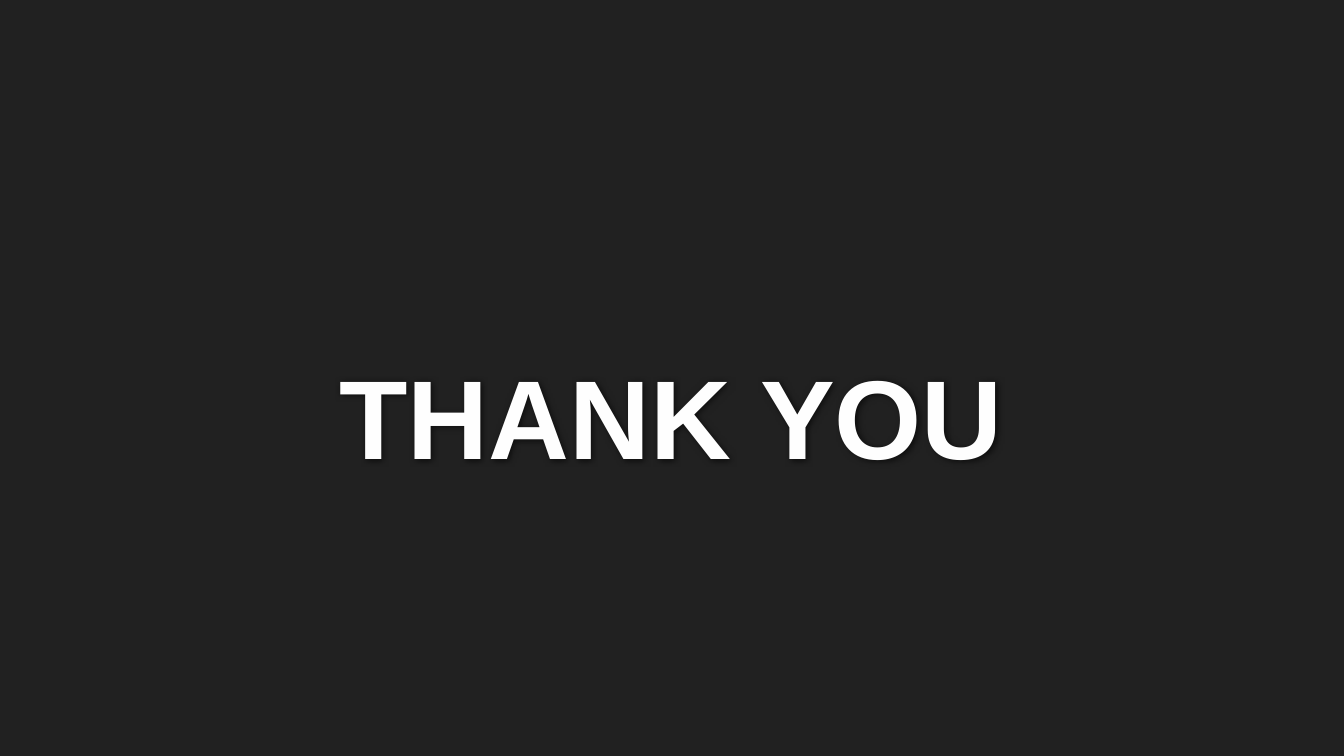
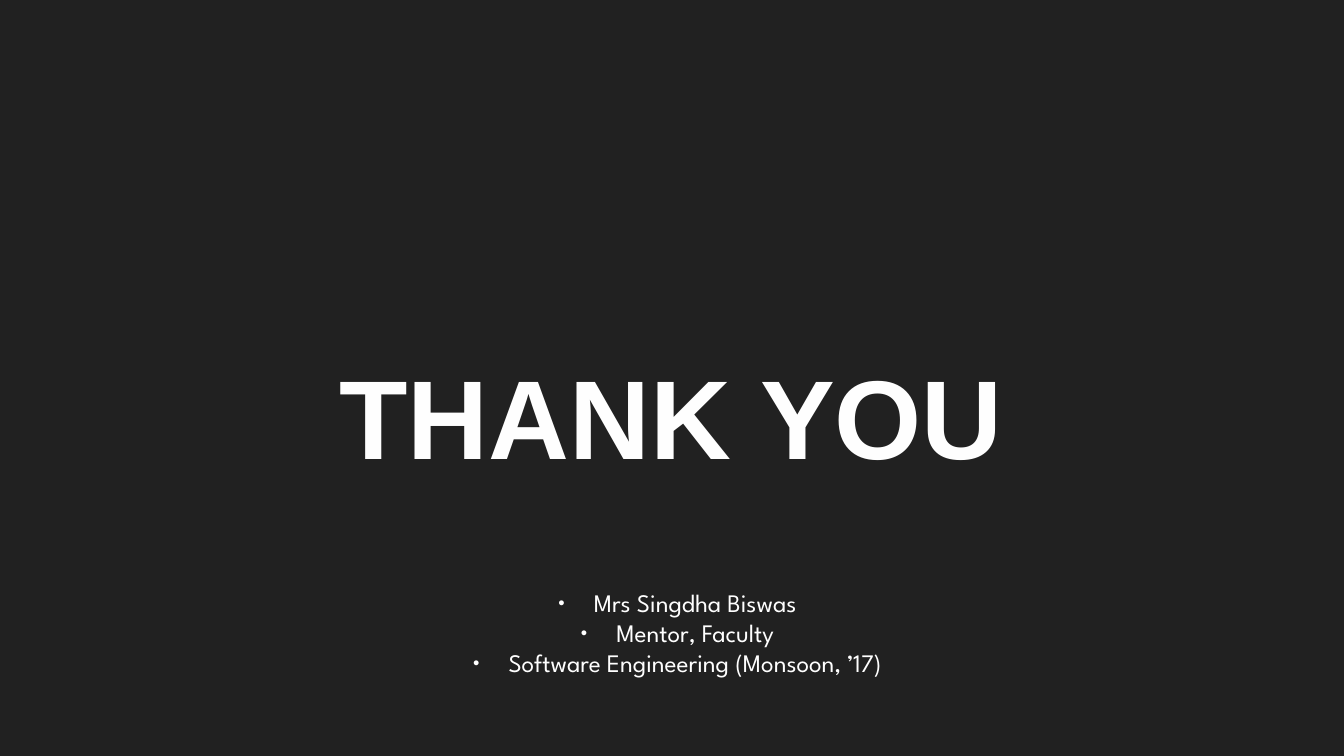
Before and after one commit to HalfMomentum/Belleza, a slide deck: slide 21 of Documentation/BELLZA WEBAPP.pptx. Drawn at 1344x756 pixels with LibreOffice and Linux fonts; fonts in the diff are those of the drawing; background and template pictures are left out. Boxes give left, top, right and bottom in pixels: in the first picture for what was removed or moved away, otherwise in the second. Text is boxed around its words. In the diff, an @@ line names an element or a change of style, - is before the commit and + after.

```diff
--- a/Documentation/BELLZA WEBAPP.pptx
+++ b/Documentation/BELLZA WEBAPP.pptx
@@ text added at bbox=[509, 594, 882, 678], 18 pt, text #FFFFFF @@
+● Mrs Singdha Biswas
+● Mentor, Faculty
+● Software Engineering (Monsoon, ’17)
```
Also in this commit, not shown: 12 other slides changed, 24 other files.
